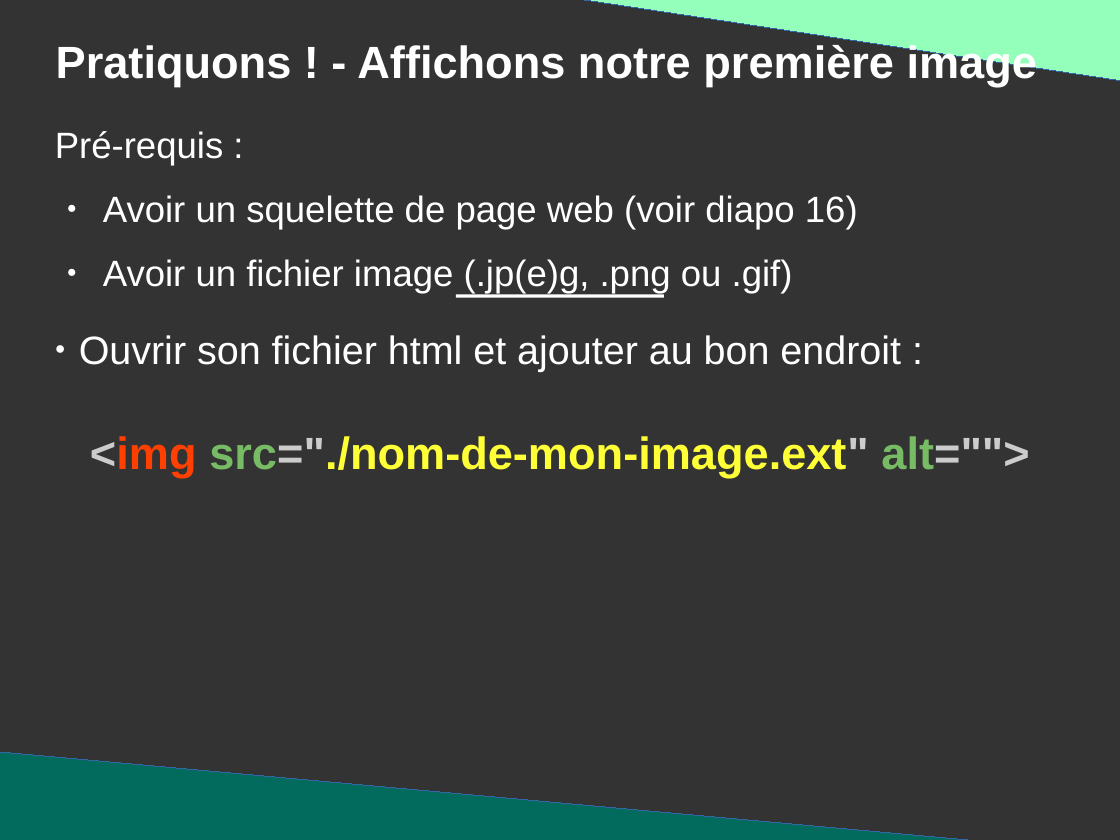
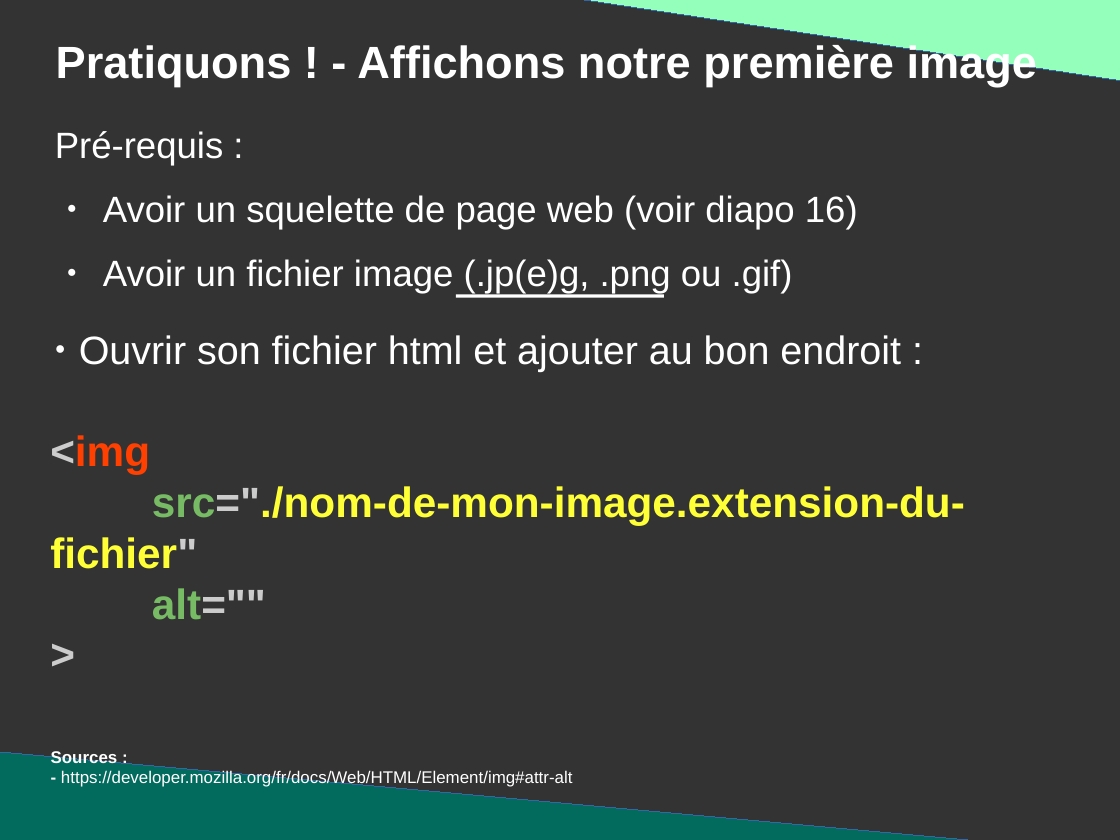
Before and after one commit to DanYellow/presentations, a slide deck: slide 44 of mmi/html/travaux-pratiques/numero-1/presentation.odp. Drawn at 1120x840 pixels with LibreOffice and Linux fonts; fonts in the diff are those of the drawing. Boxes give left, top, right and bottom in pixels: in the first picture for what was removed or moved away, otherwise in the second. Text is boxed around its words. In the diff, an @@ line names an element or a change of style, - is before the commit and + after.

```diff
--- a/mmi/html/travaux-pratiques/numero-1/presentation.odp
+++ b/mmi/html/travaux-pratiques/numero-1/presentation.odp
@@ text at bbox=[50, 435, 965, 620]: text changed; size 32 to 30 pt @@
-<img src="./nom-de-mon-image.ext" alt="">
+<img
+src="./nom-de-mon-image.extension-du-fichier"
+alt=""
+>
@@ text added at bbox=[51, 749, 573, 788], 12 pt, text #FFFFFF @@
+Sources :
+- https://developer.mozilla.org/fr/docs/Web/HTML/Element/img#attr-alt
```
Also in this commit, not shown: 41 other slides changed, 2 slides added, 1 slide removed, 5 other files.
